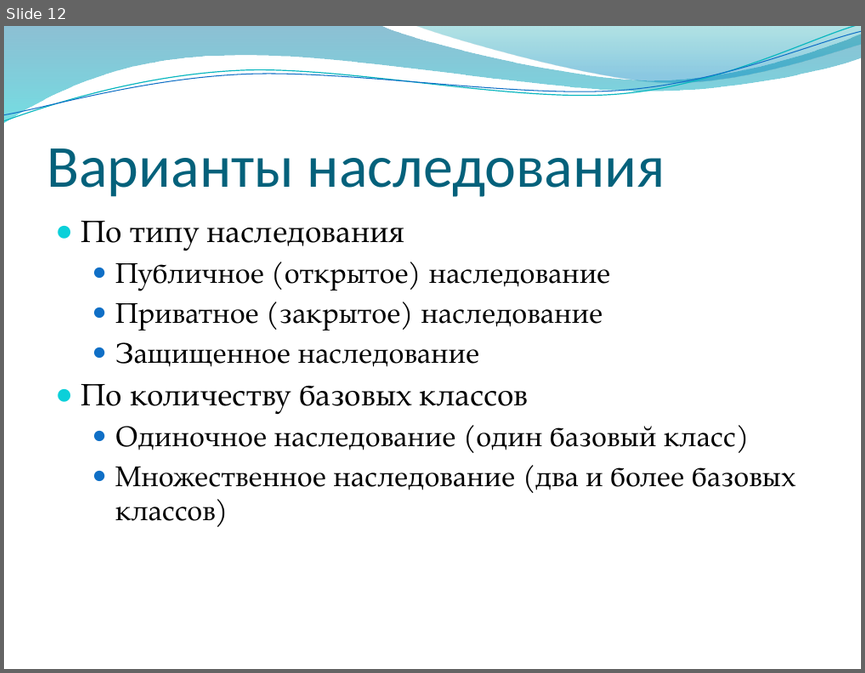
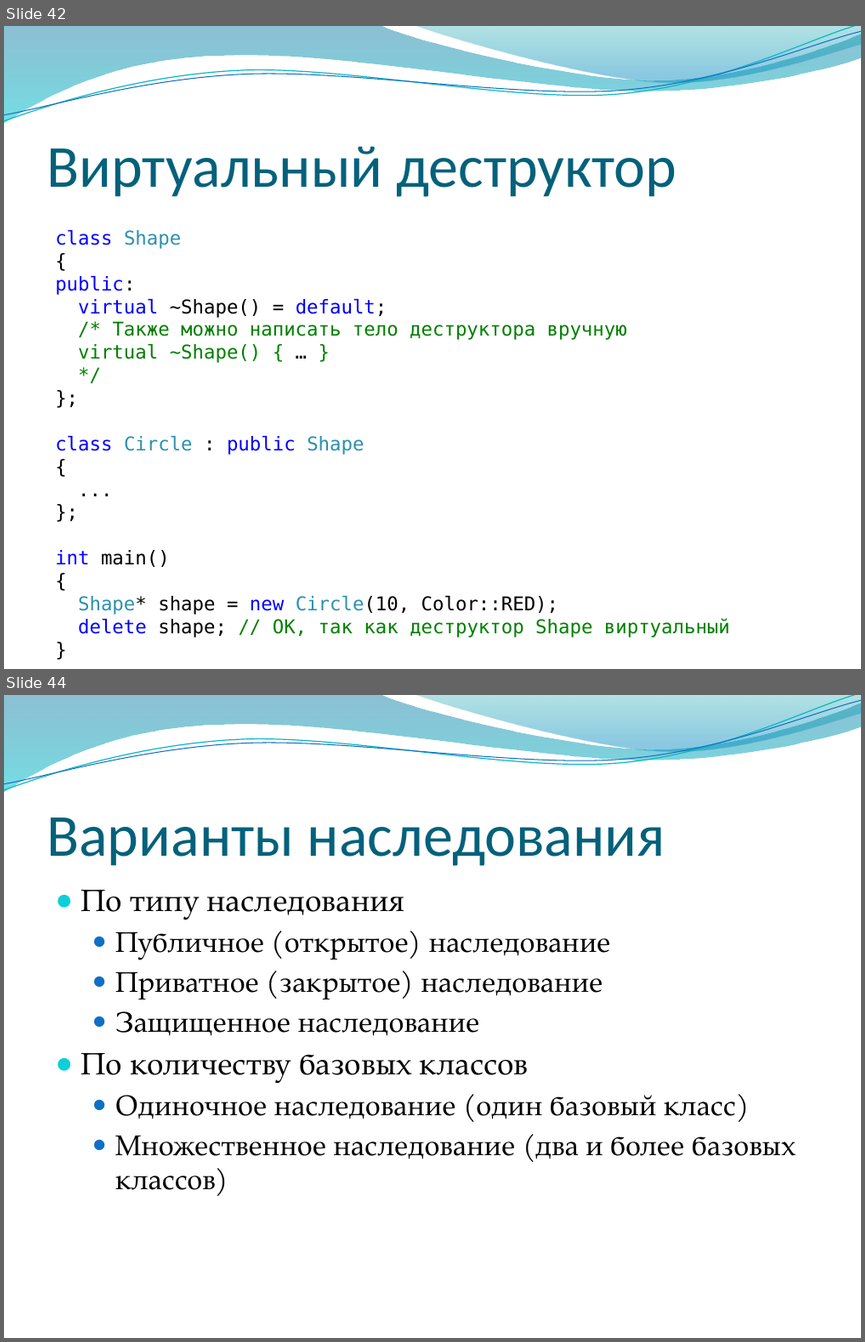
Before and after one commit to alexey-malov/oop, a slide deck: lectures/03/Наследование и полиморфизм.pptx. Shown one above the other, each under a label of ours: slide 12 before the commit, slides 42 and 44 after it; the slides between them are not shown. The pictures are 865x673 and 865x1342 pixels, drawn with LibreOffice and Linux fonts; fonts in the diff are those of the drawing; background and template pictures are left out. Boxes give left, top, right and bottom in pixels: in the first picture for what was removed or moved away, otherwise in the second. Text is boxed around its words. In the diff, an @@ line names an element or a change of style, - is before the commit and + after.

```diff
--- a/lectures/03/Наследование и полиморфизм.pptx
+++ b/lectures/03/Наследование и полиморфизм.pptx
@@ slide 42 added at [4,26,861,669], background picture (left out); not listed: 4 template elements that a slide beside it also shows @@
@@ title added at [46,146,676,197], 50 pt, text #04617B @@
+Виртуальный деструктор
@@ text added at [55,230,730,637], 16 pt, text #008000 @@
+class Shape
+{
+public:
+virtual ~Shape() = default;
+/* Также можно написать тело деструктора вручную
+virtual ~Shape() { … }
+*/
+};
+class Circle : public Shape
+{
+...
+};
+int main()
+{
+Shape* shape = new Circle(10, Color::RED);
+delete shape; // OK, так как деструктор Shape виртуальный
+}
@@ what was slide 12 is now slide 44 @@
```
Also in this commit, not shown: 18 slides changed, 33 other slides added, 2 other files.
